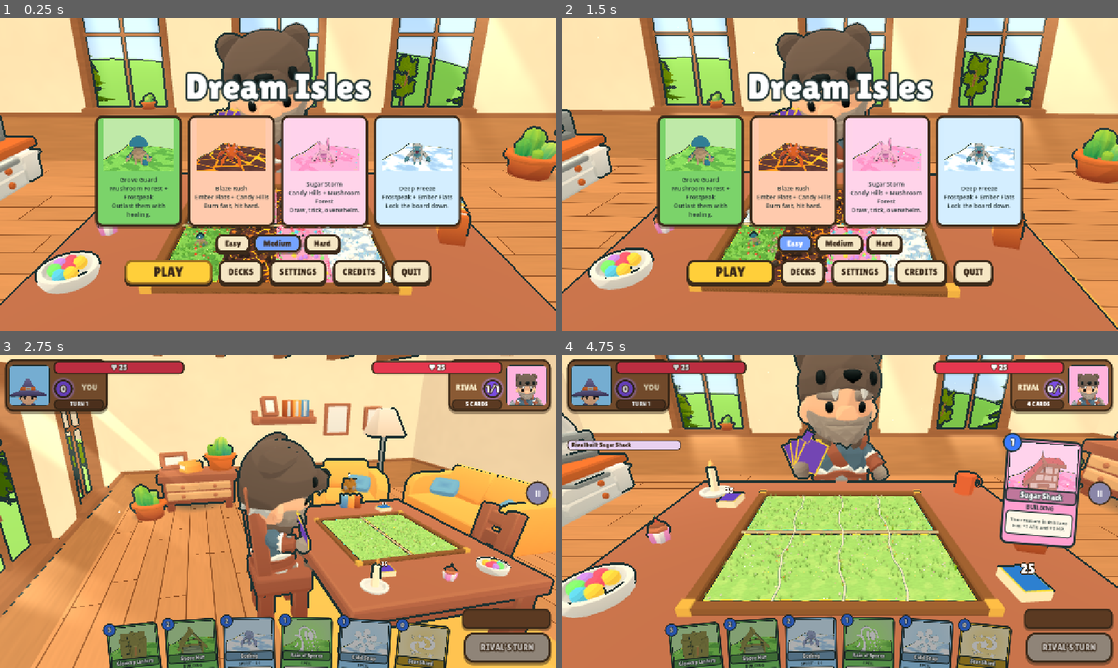
Above: before the commit, frames 1-4 (two rows, left to right).
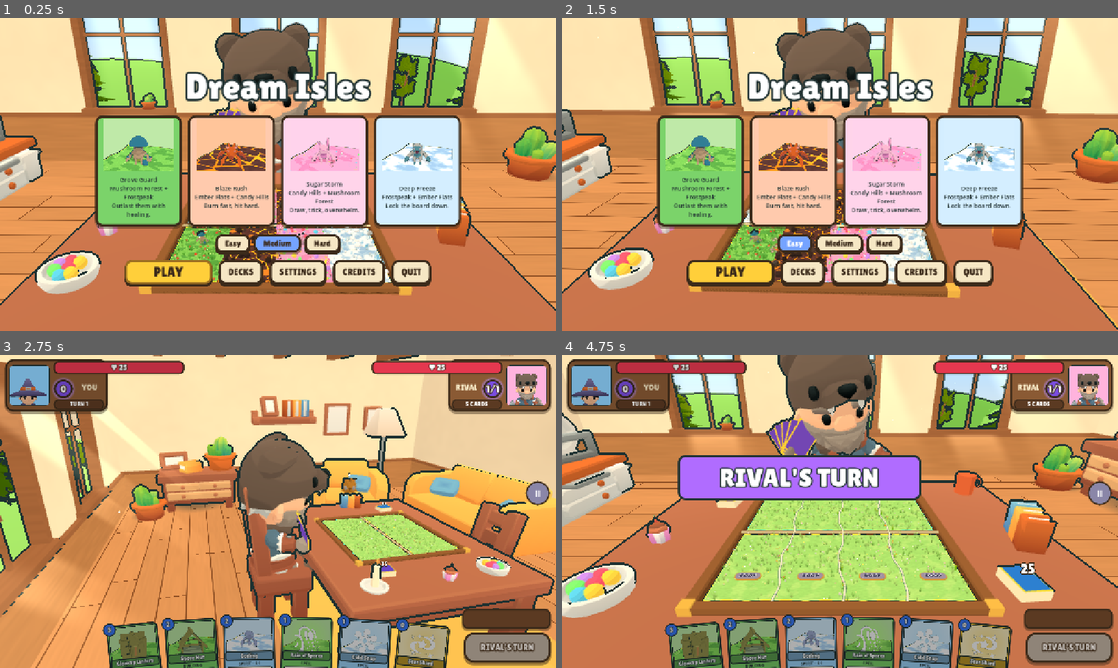
Above: after the commit, the same moments.

Repository: muriarty1893/cardwards
Game: Godot game, scene res://menus/main_menu.tscn
The game is run twice, just before and just after one commit, with the same random seed, the same clock (stepped at 60 frames per second) and the same inputs.
Inputs (mouse positions are in pixels of both pictures, inside the frame that each line leads up to):
- Up to frame 1 (0.25 s): no input
- Up to frame 2 (1.5 s): click "Easy" at 0.5 s; click "Easy" at 1.25 s
- Up to frame 3 (2.75 s): click "PLAY" at 2 s
- Up to frame 4 (4.75 s): tap Enter at 2.75 s; drag from (695, 658) to (895, 442) at 2.77 s; drag from (756, 655) to (812, 574) at 3.52 s; move the mouse to (812, 652) at 4.27 s; hold Right from 4.28 s (still down); hold Q from 4.28 s (still down); click (812, 652) at 4.42 s; tap Space at 4.55 s

The runs differ from the first frame. In frame 1, 0.9% of the frame differs, in the area x 31-71%, y 65-85%; in frame 2, 0.8%; in frame 3, 0.1%; in frame 4, 17%, in the area x 0-94%, y 0-79%.

Commit message:
feat: boop plates on the board replace the floating BOOP button
A pill-shaped 3D plate centred in each of your lanes between the creature zone and
the building row; rises after the split, dim/lit/pressed, hover brightens.

Co-Authored-By: Claude Opus 5.5 <noreply@anthropic.com>

Diff:
--- /dev/null
+++ b/tests/test_boop_plate.gd
@@ -0,0 +1,73 @@
+extends TestCase
+## Board look 2, spec 1.4: a 3D boop plate on each of your lanes replaces the floating BOOP button.
+
+const LANDS: Array[Array] = [[4, 4, 4, 4], [4, 4, 4, 4]]
+## Building footprint half size (x, z) around Board.building_point.
+const BUILDING_HALF := Vector2(0.5, 0.42)
+
+
+func test_plates_hidden_until_split() -> bool:
+	var b := Board.new()
+	(Engine.get_main_loop() as SceneTree).root.add_child(b)
+	b.build(LANDS, BoardLayout.make(2))
+	for l: int in 4:
+		assert_eq(b.boop_plate(l).state, BoopPlate.State.HIDDEN, "plate %d hidden before the split" % l)
+	b.reveal_split(false)
+	for l: int in 4:
+		assert_eq(b.boop_plate(l).state, BoopPlate.State.DIM, "plate %d up and dim after the split" % l)
+		var bp: Vector3 = b.boop_point(l)
+		var pos: Vector3 = b.boop_plate(l).position
+		assert_true(Vector2(pos.x, pos.z).distance_to(Vector2(bp.x, bp.z)) < 0.001, "plate %d at its boop point" % l)
+	b.free()
+	return true
+
+
+func test_plate_states() -> bool:
+	var m: MatchController = await Fx.load_match()
+	Fx.put_creature(m.state, 0, 0, &"gumdrop")    # on_boop
+	Fx.put_creature(m.state, 0, 1, &"cinderpup")  # no boop
+	m.sync_all(); m.refresh_ui()
+	await (Engine.get_main_loop() as SceneTree).process_frame
+	assert_eq(m.board.boop_plate(0).state, BoopPlate.State.LIT, "gumdrop's plate lit")
+	assert_eq(m.board.boop_plate(1).state, BoopPlate.State.DIM, "no boop: dim")
+	assert_eq(m.board.boop_plate(2).state, BoopPlate.State.DIM, "empty lane: dim")
+	m.busy = true
+	m.refresh_ui()
+	assert_eq(m.board.boop_plate(0).state, BoopPlate.State.DIM, "dim while busy")
+	m.busy = false
+	m.state.players[0].lanes[0].creature.hushed = true
+	m.refresh_ui()
+	assert_eq(m.board.boop_plate(0).state, BoopPlate.State.DIM, "hushed: dim")
+	m.queue_free()
+	return true
+
+
+func test_click_plate_boops() -> bool:
+	var m: MatchController = await Fx.load_match()
+	Fx.put_creature(m.state, 0, 2, &"gumdrop")
+	m.sync_all(); m.refresh_ui()
+	await (Engine.get_main_loop() as SceneTree).process_frame
+	assert_true(m.input.try_plate(m.board.boop_point(2)), "a click on a lit plate is taken")
+	await (Engine.get_main_loop() as SceneTree).create_timer(1.0).timeout
+	assert_true(m.state.players[0].lanes[2].creature.booped, "boop resolved via the plate")
+	assert_true(not m.input.try_plate(m.board.boop_point(1)), "a click on a dim plate is not taken")
+	assert_true(not m.input.try_plate(m.board.anchor(0, 2)), "a click beside the plate is not taken")
+	m.queue_free()
+	return true
+
+
+func test_plate_clear_of_zones() -> bool:
+	for seed: int in 50:
+		var b := Board.new()
+		b.layout = BoardLayout.make(seed * 13 + 1)
+		for l: int in 4:
+			var bp: Vector3 = b.boop_point(l)
+			var plate := Rect2(bp.x - BoopPlate.SIZE.x / 2.0, bp.z - BoopPlate.SIZE.y / 2.0, BoopPlate.SIZE.x, BoopPlate.SIZE.y)
+			assert_true(not plate.intersects(b.roam_rect(0, l)), "seed %d plate %d clear of the roam zone" % [seed, l])
+			var bd: Vector3 = b.building_point(0, l)
+			var building := Rect2(bd.x - BUILDING_HALF.x, bd.z - BUILDING_HALF.y, BUILDING_HALF.x * 2.0, BUILDING_HALF.y * 2.0)
+			assert_true(not plate.intersects(building), "seed %d plate %d clear of the building" % [seed, l])
+			for z: float in [plate.position.y, plate.end.y]:
+				assert_true(plate.position.x > b.layout.left_x(l, z) + 0.05 and plate.end.x < b.layout.right_x(l, z) - 0.05, "seed %d plate %d inside its lane" % [seed, l])
+		b.free()
+	return true
--- a/tests/test_lanes.gd
+++ b/tests/test_lanes.gd
@@ -14,11 +14,11 @@
 	return true
 
 
-## Tile-local building and boop spots for `player` (the tile centre is LANE_X, STRIP_Z).
+## Tile-local building spot and boop plate centre for `player` (straight tiles: the tile centre is the lane centre).
 static func _spots(player: int) -> Array[Vector2]:
 	var s: float = 1.0 if player == 0 else -1.0
 	var back: float = (Board.SEAM / 2.0 + Island.LENGTH * (1.0 - Board.BUILDING_DEPTH / 2.0)) * s - Board.STRIP_Z[player]
-	return [Vector2(0.0, back), Vector2(Board.BOOP_X, back)]
+	return [Vector2(0.0, back), Vector2(0.0, Board.PLATE_Z - Board.STRIP_Z[0])]
 
 
 func test_dressing_avoids_spots() -> bool:
@@ -35,7 +35,8 @@
 					n += 1
 					assert_true(Vector2(o.x, o.z).distance_to(spots[0]) >= LaneDressing.BUILDING_R, "land %d p%d cover %d clear of building" % [land, p, i])
 					if p == 0:
-						assert_true(Vector2(o.x, o.z).distance_to(spots[1]) >= LaneDressing.BOOP_R, "land %d p%d cover %d clear of boop" % [land, p, i])
+						var off: Vector2 = (Vector2(o.x, o.z) - spots[1]).abs()
+						assert_true(off.x >= BoopPlate.SIZE.x / 2.0 or off.y >= BoopPlate.SIZE.y / 2.0, "land %d p%d cover %d clear of the boop plate" % [land, p, i])
 					assert_true(absf(o.x) <= Island.WIDTH / 2.0 and absf(o.z) <= Island.LENGTH / 2.0, "land %d cover %d on its tile" % [land, i])
 			assert_true(n >= LaneDressing.DENSITY[land] * 0.8, "land %d p%d dense (%d)" % [land, p, n])
 			root.free()
@@ -155,7 +156,8 @@
 	for l: int in 4:
 		var bo: Vector3 = b.boop_point(l)
 		var bp: Vector3 = b.building_point(0, l)
-		assert_true(not _circle_hits_rect(Vector2(bo.x, bo.z), 0.35, b.roam_rect(0, l)), "boop clear of roam l%d" % l)
+		var plate := Rect2(bo.x - BoopPlate.SIZE.x / 2.0, bo.z - BoopPlate.SIZE.y / 2.0, BoopPlate.SIZE.x, BoopPlate.SIZE.y)
+		assert_true(not plate.intersects(b.roam_rect(0, l)), "boop plate clear of roam l%d" % l)
 		assert_true(Vector2(bo.x, bo.z).distance_to(Vector2(bp.x, bp.z)) >= 0.85, "boop clear of building l%d" % l)
 		assert_true(_tile_rect(0, l).has_point(Vector2(bo.x, bo.z)), "boop inside its tile l%d" % l)
 	b.free()
--- a/tests/test_overlay.gd
+++ b/tests/test_overlay.gd
@@ -25,9 +25,9 @@
 	Fx.put_creature(m.state, 0, 1, &"cinderpup")  # no boop
 	m.sync_all(); m.refresh_ui()
 	await (Engine.get_main_loop() as SceneTree).process_frame
-	assert_true(m.overlay.boop_button(0).visible and not m.overlay.boop_button(0).disabled, "gumdrop boop ready")
-	assert_true(not m.overlay.boop_button(1).visible, "no button without boop")
-	m.overlay.boop_button(0).pressed.emit()
+	assert_eq(m.board.boop_plate(0).state, BoopPlate.State.LIT, "gumdrop boop ready")
+	assert_eq(m.board.boop_plate(1).state, BoopPlate.State.DIM, "no lit plate without boop")
+	m.input.try_plate(m.board.boop_point(0))
 	await (Engine.get_main_loop() as SceneTree).create_timer(1.0).timeout
 	assert_true(m.state.players[0].lanes[0].creature.booped, "boop resolved via button")
 	m.queue_free()
@@ -40,7 +40,7 @@
 	m.busy = true
 	m.refresh_ui()
 	await (Engine.get_main_loop() as SceneTree).process_frame
-	assert_true(m.overlay.boop_button(0).disabled, "disabled while busy")
+	assert_eq(m.board.boop_plate(0).state, BoopPlate.State.DIM, "dim while busy")
 	m.queue_free()
 	return true
 
@@ -54,7 +54,7 @@
 	await m.perform(Action.play(0, i, -1, [{"player": 0, "lane": 0}, {"player": 0, "lane": 3}]))
 	await (Engine.get_main_loop() as SceneTree).process_frame
 	assert_eq(m.overlay.entry(0, 0)["atk"], Rules.effective_attack(m.state, 0, 0), "lane 0 shows magmaw now")
-	assert_true(m.overlay.boop_button(3).visible, "gumdrop's button moved to lane 3")
+	assert_eq(m.board.boop_plate(3).state, BoopPlate.State.LIT, "gumdrop's plate lit in lane 3")
 	m.queue_free()
 	return true
 
--- a/view/board/board.gd
+++ b/view/board/board.gd
@@ -15,8 +15,10 @@
 const BUILDING_DEPTH := 0.25
 ## Roam zone inset from the lane edges and the seam.
 const ROAM_INSET := 0.25
-## Boop button spot: this far left of the lane centre, level with the building.
-const BOOP_X := -0.95
+## Boop plate: centred across your lane at this z (world), between the roam zone and the building row.
+const PLATE_Z := 4.0
+## The roam zone stops this much short of the building row, leaving room for the plate.
+const ROAM_BACK := 0.45
 ## A creature house sits this far right of the lane centre, a little seam-side of the tile
 ## centre; creatures with a house roam a zone this much narrower on that side.
 const HOUSE_X := 0.88
@@ -45,6 +47,7 @@
 var layout: BoardLayout = BoardLayout.straight()
 var _density: float = -1.0
 var _islands: Array[Array] = [[], []]
+var _plates: Array[BoopPlate] = []
 
 
 func build(lands: Array[Array], layout_: BoardLayout = null) -> void:
@@ -62,6 +65,13 @@
 	separators = Separators.new()
 	add_child(separators)
 	separators.build(layout)
+	for l: int in 4:
+		var plate := BoopPlate.new()
+		var bp: Vector3 = boop_point(l)
+		plate.position.x = bp.x
+		plate.position.z = bp.z
+		add_child(plate)
+		_plates.append(plate)
 	var xs: Array[float] = []
 	for l: int in 4:
 		xs.append(lane_x(l))
@@ -81,6 +91,8 @@
 		for p: int in 2:
 			for isl: Island in _islands[p]:
 				isl.position.y = 0.0
+		for plate: BoopPlate in _plates:
+			plate.rise(false)
 		split_done.emit()
 		return
 	separators.reveal = 0.0
@@ -96,6 +108,9 @@
 			settle.tween_property(isl, "position:y", -SETTLE_DROP, 0.09).set_trans(Tween.TRANS_QUAD).set_ease(Tween.EASE_OUT)
 			settle.tween_property(isl, "position:y", 0.0, 0.22).set_trans(Tween.TRANS_BACK).set_ease(Tween.EASE_OUT)
 	await tw.finished
+	for plate: BoopPlate in _plates:
+		plate.rise(true)
+	await get_tree().create_timer(0.3).timeout
 	split_done.emit()
 
 
@@ -166,7 +181,7 @@
 func roam_rect(player: int, lane: int) -> Rect2:
 	var s: float = 1.0 if player == 0 else -1.0
 	var near: float = SEAM / 2.0 + ROAM_INSET
-	var far: float = SEAM / 2.0 + Island.LENGTH * (1.0 - BUILDING_DEPTH) - 0.1
+	var far: float = SEAM / 2.0 + Island.LENGTH * (1.0 - BUILDING_DEPTH) - 0.1 - ROAM_BACK
 	var z0: float = minf(near * s, far * s)
 	var span: Vector2 = layout.inner_span(lane, z0, z0 + far - near)
 	return Rect2(span.x + ROAM_INSET, z0, span.y - span.x - 2.0 * ROAM_INSET, far - near)
@@ -185,10 +200,23 @@
 	return Vector3(layout.right_x(lane, z) - (Island.WIDTH / 2.0 - HOUSE_X), Island.TOP_Y, z)
 
 
-## The human's boop button spot in `lane`, beside the building.
+## The centre of the human's boop plate in `lane`.
 func boop_point(lane: int) -> Vector3:
-	var b: Vector3 = building_point(0, lane)
-	return Vector3(layout.centre_x(lane, b.z) + BOOP_X, Island.TOP_Y, b.z)
+	return Vector3(layout.centre_x(lane, PLATE_Z), Island.TOP_Y, PLATE_Z)
+
+
+func boop_plate(lane: int) -> BoopPlate:
+	return _plates[lane]
+
+
+## The lane of the boop plate under world point `pos`, or -1.
+func plate_at(pos: Vector3) -> int:
+	if not pos.is_finite():
+		return -1
+	for l: int in _plates.size():
+		if _plates[l].contains(pos):
+			return l
+	return -1
 
 
 ## World point a creature lunges to when attacking the hero behind `player`'s lane: just past
--- /dev/null
+++ b/view/board/boop_plate.gd
@@ -0,0 +1,146 @@
+class_name BoopPlate
+extends Node3D
+## A pill-shaped button set into one of your lanes (board look 2, spec 1.4): sunk below the surface until the board
+## splits, then risen. DIM when the lane's creature can't boop now, LIT (warm, pulsing) when it can; presses down when
+## clicked.
+
+enum State { HIDDEN, DIM, LIT }
+
+## Footprint on the board (x across the lane, z along it).
+const SIZE := Vector2(1.1, 0.42)
+const RIM := Color("#c8933a")
+const LIT := Color("#ffcf3a")
+const DIM := Color("#8a86a8")
+## Rest height of the plate's top above the tile surface, and how far below it hides.
+const REST_Y := 0.03
+const HIDE_Y := -0.16
+const PRESS := 0.03
+
+var state: State = State.HIDDEN
+var hovered: bool = false:
+	set(v):
+		hovered = v
+		_paint()
+var _top: Node3D
+## Own copy of the toon material (no per-instance fx on the board): its colour pulses while lit.
+var _top_mat: ShaderMaterial
+var _label: Label3D
+var _press_tween: Tween
+var _rise_tween: Tween
+var _t: float = 0.0
+
+
+func _init() -> void:
+	name = "BoopPlate"
+	var rim := _pill(SIZE + Vector2(0.08, 0.08), 0.05, Toon.plain(RIM))
+	rim.position.y = 0.0
+	add_child(rim)
+	_top_mat = Toon.plain(DIM).duplicate() as ShaderMaterial
+	_top = _pill(SIZE, 0.05, _top_mat)
+	_top.position.y = 0.02
+	add_child(_top)
+	_label = Label3D.new()
+	_label.text = "BOOP"
+	_label.font = load(UiStyle.TITLE_FONT)
+	_label.font_size = 64
+	_label.pixel_size = 0.0044
+	_label.outline_size = 14
+	_label.modulate = Color("#3a2a1a")
+	_label.outline_modulate = Color(1, 1, 1, 0.55)
+	_label.rotation = Vector3(-PI / 2.0, 0.0, 0.0)
+	_label.position.y = 0.051
+	_label.shaded = false
+	_label.double_sided = false
+	_top.add_child(_label)
+	position.y = Island.TOP_Y + HIDE_Y
+	visible = false
+	set_process(false)
+
+
+## A flat pill (box with round ends) of `size` (x long, z deep) and height `h`, its base at y = 0.
+static func _pill(size: Vector2, h: float, mat: Material) -> Node3D:
+	var root := Node3D.new()
+	var r: float = size.y / 2.0
+	var box := BoxMesh.new()
+	box.size = Vector3(size.x - size.y, h, size.y)
+	root.add_child(Palette.mesh(box, mat, Vector3(0, h / 2.0, 0), false))
+	for sx: float in [-1.0, 1.0]:
+		root.add_child(Palette.mesh(Palette.cylinder(r, r, h, 20), mat, Vector3(sx * (size.x - size.y) / 2.0, h / 2.0, 0), false))
+	return root
+
+
+func set_state(s: State, animate: bool = true) -> void:
+	if s == state:
+		return
+	var was: State = state
+	state = s
+	if was == State.HIDDEN:
+		rise(animate)
+	elif s == State.HIDDEN:
+		visible = false
+		position.y = Island.TOP_Y + HIDE_Y
+	set_process(s == State.LIT)
+	_paint()
+
+
+## Comes up out of the board.
+func rise(animate: bool) -> void:
+	visible = true
+	if state == State.HIDDEN:
+		state = State.DIM
+	if _rise_tween and _rise_tween.is_valid():
+		_rise_tween.kill()
+	var rest: float = Island.TOP_Y + REST_Y - 0.02
+	if not animate or not is_inside_tree():
+		position.y = rest
+		_paint()
+		return
+	position.y = Island.TOP_Y + HIDE_Y
+	_rise_tween = create_tween()
+	_rise_tween.tween_property(self, "position:y", rest, 0.35).set_trans(Tween.TRANS_BACK).set_ease(Tween.EASE_OUT)
+	_paint()
+
+
+## The press-down-and-spring-back of a click.
+func press() -> void:
+	if not is_inside_tree():
+		return
+	if _press_tween and _press_tween.is_valid():
+		_press_tween.kill()
+	_top.position.y = 0.02
+	_press_tween = create_tween()
+	_press_tween.tween_property(_top, "position:y", 0.02 - PRESS, 0.06).set_ease(Tween.EASE_OUT)
+	_press_tween.tween_property(_top, "position:y", 0.02, 0.22).set_trans(Tween.TRANS_BACK).set_ease(Tween.EASE_OUT)
+
+
+## True if world point `p` (on the board) is on the plate.
+func contains(p: Vector3) -> bool:
+	var l: Vector3 = global_transform.affine_inverse() * p if is_inside_tree() else p - position
+	var half_box: float = (SIZE.x - SIZE.y) / 2.0
+	var r: float = SIZE.y / 2.0
+	var dx: float = maxf(absf(l.x) - half_box, 0.0)
+	return Vector2(dx, l.z).length() <= r
+
+
+func _paint() -> void:
+	if _top == null:
+		return
+	var lit: bool = state == State.LIT
+	_label.modulate = Color("#3a2a1a") if lit else Color("#4a4660")
+	_set_top(_glow(0.0))
+
+
+## The top's colour: DIM, or LIT brightened by `pulse` (0..1) and more when hovered.
+func _glow(pulse: float) -> Color:
+	if state != State.LIT:
+		return DIM
+	return LIT.lightened(0.28 if hovered else 0.06 + 0.12 * pulse)
+
+
+func _set_top(c: Color) -> void:
+	_top_mat.set_shader_parameter("albedo_color", c)
+
+
+func _process(delta: float) -> void:
+	_t += delta
+	_set_top(_glow(0.5 + 0.5 * sin(_t * TAU * 0.8)))
--- a/view/board/lane_dressing.gd
+++ b/view/board/lane_dressing.gd
@@ -22,7 +22,6 @@
 ## Cover and props keep this far in from the tile's side edges.
 const MARGIN := 0.06
 const BUILDING_R := 0.8
-const BOOP_R := 0.45
 ## Cover pieces per half-lane at High (Low passes density 0.5): Mushroom, Ember, Candy, Frost,
 ## Meadow.
 const DENSITY: Array[int] = [160, 90, 120, 110, 120]
@@ -156,8 +155,10 @@
 	var bx: float = shape.centre(back_z)
 	if p.distance_to(Vector2(bx, back_z)) < BUILDING_R:
 		return false
-	if player == 0 and p.distance_to(Vector2(bx + Board.BOOP_X, back_z)) < BOOP_R:
-		return false
+	if player == 0:
+		var plate_z: float = Board.PLATE_Z - Board.STRIP_Z[0]
+		if absf(local.x - shape.centre(plate_z)) < BoopPlate.SIZE.x / 2.0 + 0.1 and absf(local.z - plate_z) < BoopPlate.SIZE.y / 2.0 + 0.1:
+			return false
 	return true
 
 
--- a/view/input_controller.gd
+++ b/view/input_controller.gd
@@ -129,6 +129,10 @@
 			match_ctl.toast.show_message("Cancelled", 0.8)
 		return
 	if not (mb and mb.pressed and mb.button_index == MOUSE_BUTTON_LEFT):
+		return
+	if mode == Mode.IDLE and try_plate(match_ctl.board.ground_at_screen(match_ctl.rig.camera, mb.position)):
+		if is_inside_tree():
+			get_viewport().set_input_as_handled()
 		return
 	var hit: Dictionary = match_ctl.board.lane_at_screen(match_ctl.rig.camera, mb.position)
 	if hit.is_empty():
@@ -256,6 +260,18 @@
 	match_ctl.request_attack(lane, t)
 
 
+## A click at world point `ground`: if it is on a lit boop plate, press it and boop that lane. True if taken.
+func try_plate(ground: Vector3) -> bool:
+	if not enabled or mode != Mode.IDLE:
+		return false
+	var lane: int = match_ctl.board.plate_at(ground)
+	if lane < 0 or match_ctl.board.boop_plate(lane).state != BoopPlate.State.LIT:
+		return false
+	match_ctl.board.boop_plate(lane).press()
+	request_boop(lane)
+	return true
+
+
 ## True when the human's creature in `lane` can boop right now (targets may still be needed).
 func can_boop(lane: int) -> bool:
 	if not enabled or mode != Mode.IDLE:
@@ -267,7 +283,7 @@
 	return err == "" or err == "Invalid target"
 
 
-## Boop the human's creature in `lane` (from a creature click or its BOOP button).
+## Boop the human's creature in `lane` (from a creature click or its boop plate).
 func request_boop(lane: int) -> void:
 	if not enabled:
 		return
--- a/view/ui/unit_overlay.gd
+++ b/view/ui/unit_overlay.gd
@@ -1,18 +1,13 @@
 class_name UnitOverlay
 extends Control
 ## Screen-space info that follows the pieces on the board: an attack number and a health bar
-## above each creature, a badge on each building, a BOOP button on each of the human's lanes
-## and an enlarged card when the mouse hovers a piece. Values come from the game state.
+## above each creature, a badge on each building and an enlarged card when the mouse hovers a piece. It also sets
+## the human's boop plates (on the board) lit or dim. Values come from the game state.
 
 const BAR_SIZE := Vector2(110, 40)
 const GREEN := Color("#3ad16a")
 const YELLOW := Color("#ffcf3a")
 const RED := Color("#e5384f")
-const BOOP_SIZE := Vector2(96, 34)
-## Where a lane's BOOP button sits, relative to the human creature's anchor (left of the building).
-const BOOP_OFFSET := Vector3(-0.45, 0, 0.95)
-const BOOP_READY := Color("#ffcf3a")
-const BOOP_OFF := Color("#8a86a8")
 const DRAIN := 0.3
 const HOVER_SCALE := 1.6
 
@@ -20,7 +15,6 @@
 var _entries: Array[Array] = []
 var _bars: Array[Array] = []
 var _badges: Array[Array] = []
-var _boops: Array[Button] = []
 var _hover: CardWidget
 var _hover_key: String = ""
 ## The enlarged card lives on its own layer above the HUD so nothing covers it.
@@ -48,20 +42,6 @@
 			var badge := _make_badge()
 			add_child(badge)
 			_badges[p].append(badge)
-	for l: int in 4:
-		var b := Button.new()
-		b.name = "Boop%d" % l
-		b.text = "BOOP"
-		b.size = BOOP_SIZE
-		b.custom_minimum_size = BOOP_SIZE
-		b.visible = false
-		b.focus_mode = Control.FOCUS_NONE
-		b.mouse_filter = Control.MOUSE_FILTER_STOP
-		_style_boop(b)
-		b.pressed.connect(func() -> void: _m.input.request_boop(l))
-		UiStyle.sound_button(b)
-		add_child(b)
-		_boops.append(b)
 
 
 func entry(p: int, l: int) -> Dictionary:
@@ -101,8 +81,13 @@
 	return r
 
 
-func boop_button(l: int) -> Button:
-	return _boops[l]
+## LIT when the human's creature in lane l can boop right now, else DIM (HIDDEN until the board has split).
+func plate_state(l: int) -> BoopPlate.State:
+	if not _m.board.split_revealed:
+		return BoopPlate.State.HIDDEN
+	var cr: GameState.CreatureState = _m.state.players[MatchController.HUMAN].lanes[l].creature
+	var lit: bool = cr != null and cr.card.has_effect(&"on_boop") and not cr.hushed and _m.input.can_boop(l) and not _m.busy
+	return BoopPlate.State.LIT if lit else BoopPlate.State.DIM
 
 
 static func bar_color(hp: int, max_hp: int) -> Color:
@@ -162,11 +147,9 @@
 				var path: String = VisualDB.badge_icon(lane.building.id)
 				icon.texture = load(path) as Texture2D if path != "" else null
 	for l: int in 4:
-		var cr: GameState.CreatureState = s.players[MatchController.HUMAN].lanes[l].creature
-		var b: Button = _boops[l]
-		b.visible = cr != null and cr.card.has_effect(&"on_boop") and not cr.hushed
-		b.disabled = not (b.visible and _m.input.can_boop(l) and not _m.busy)
-		_style_boop(b)
+		var st: BoopPlate.State = plate_state(l)
+		if st != BoopPlate.State.HIDDEN:
+			_m.board.boop_plate(l).set_state(st)
 
 
 ## The piece under a screen point: {"player", "lane", "kind"} or {}.
@@ -208,9 +191,7 @@
 			var bv: Variant = _m.building_views[p][l]
 			if badge.visible and is_instance_valid(bv):
 				badge.position = cam.unproject_position((bv as Node3D).global_position + Vector3(0, BuildingView.HEIGHT + 0.25, 0)) - badge.size / 2.0
-	for l: int in 4:
-		if _boops[l].visible:
-			_boops[l].position = cam.unproject_position(_m.board.anchor(MatchController.HUMAN, l) + BOOP_OFFSET) - BOOP_SIZE / 2.0
+	_hover_plates(cam)
 	_update_hover()
 
 
@@ -388,26 +369,17 @@
 	return badge
 
 
+## Brightens the lit boop plate under the mouse.
+func _hover_plates(cam: Camera3D) -> void:
+	if not _m.board.split_revealed:
+		return
+	var lane: int = _m.board.plate_at(_m.board.ground_at_screen(cam, get_viewport().get_mouse_position()))
+	for l: int in 4:
+		var plate: BoopPlate = _m.board.boop_plate(l)
+		var on: bool = l == lane and plate.state == BoopPlate.State.LIT
+		if plate.hovered != on:
+			plate.hovered = on
+
+
 func badge(p: int, l: int) -> Control:
 	return _badges[p][l]
-
-
-func _style_boop(b: Button) -> void:
-	var ready: bool = not b.disabled
-	b.add_theme_font_size_override("font_size", 16)
-	for st: String in ["normal", "hover", "pressed", "disabled", "focus"]:
-		var sb := StyleBoxFlat.new()
-		sb.bg_color = BOOP_READY if ready else BOOP_OFF
-		if st == "hover" and ready:
-			sb.bg_color = BOOP_READY.lightened(0.2)
-		if st == "pressed":
-			sb.bg_color = BOOP_READY.darkened(0.15)
-		sb.border_color = Palette.INK
-		sb.set_border_width_all(3)
-		sb.set_corner_radius_all(12)
-		if ready:
-			sb.shadow_color = Color(BOOP_READY, 0.7)
-			sb.shadow_size = 6
-		b.add_theme_stylebox_override(st, sb)
-	for c: String in ["font_color", "font_hover_color", "font_pressed_color", "font_focus_color", "font_disabled_color"]:
-		b.add_theme_color_override(c, Palette.INK if ready else Color(1, 1, 1, 0.7))
Not shown, added: tests/test_boop_plate.gd.uid
Not shown, added: view/board/boop_plate.gd.uid
